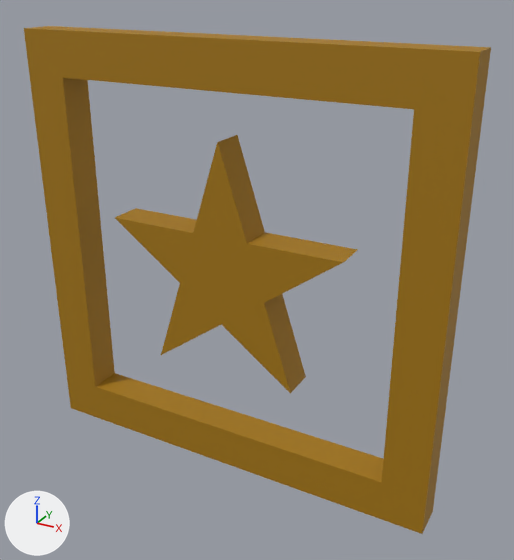
The FBX model Assets/Map/bonusSpeed.fbx: old version first, new version second.
Before and after are seen from a 50 mm camera at (0.762, -1.26, 0.624) aimed at (0.057, 0.023, -0.017). Every picture has the same lights, and +X, +Y and +Z are marked at lower left. Where no turn or scale is listed for an object, it has been applied to the vertices.

In view in the first picture: '01_Star'.
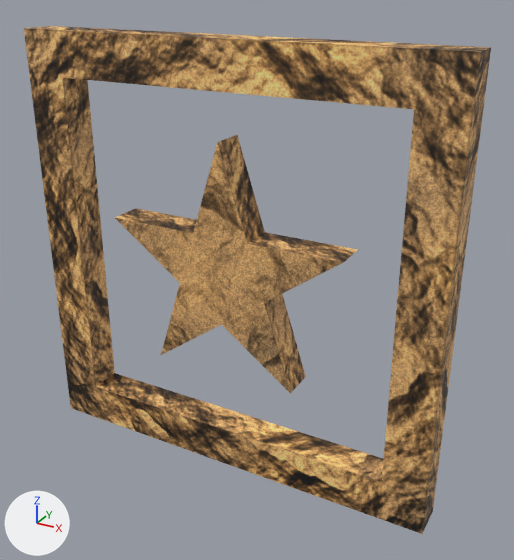
Commit message: Bonus added

What differs and where, as boxes (x1, y1, x2, y2) in the pictures (514 x 560 px):
'01_Star', surface changed: (24, 26, 491, 534) in both

Diff of the bpy script that builds the scene:
```diff
--- a/Assets/Map/bonusSpeed.fbx.py
+++ b/Assets/Map/bonusSpeed.fbx.py
@@ img_rocher_or_tga @@
+img_rocher_or_tga = load_image('rocher_or.tga', 'Bonus.fbm/rocher_or.tga', 512, 512, 'sRGB')
@@ mat_powerup01 @@
 mat_powerup01 = principled_material('powerup01')
-mat_powerup01.base_color = (0.377, 0.187, 0.0)  # yellow #a57800
+mat_powerup01.texture = img_rocher_or_tga  # with its transparency
 mat_powerup01.roughness = 0.69
```
